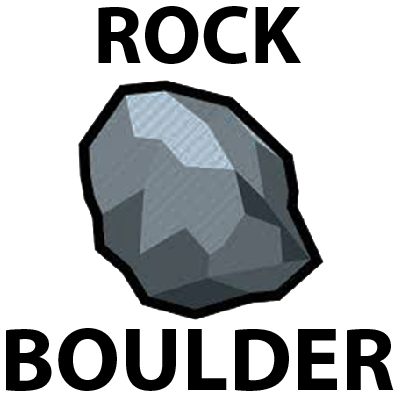
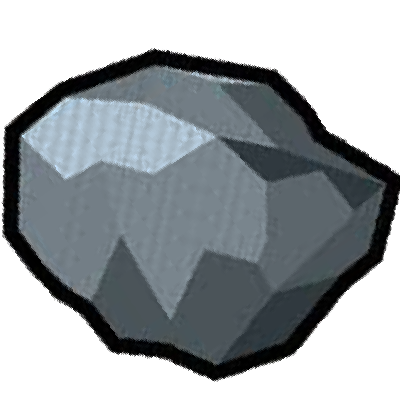
Before/after of a 400×400 layered artwork. What changed in the layer stack:
renamed "download (2)" to "wfewef", painted on it over [1, 48, 400, 382]
hid "ROCK" over [98, 6, 301, 64]
hid "BOULDER" over [6, 328, 394, 391]
